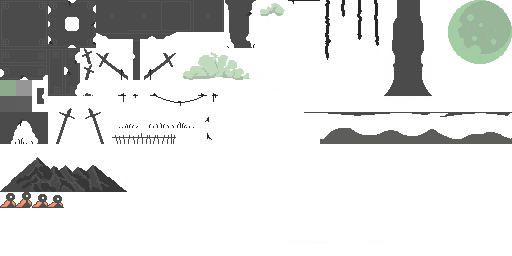
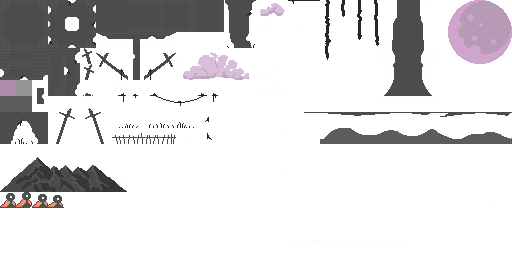
Layered file, before and after one edit (512x256). Changes by layer:
added layer "violet" above "Слой 6" over [0,0,512,96]
hid "Слой 6" over [0,0,512,96]
